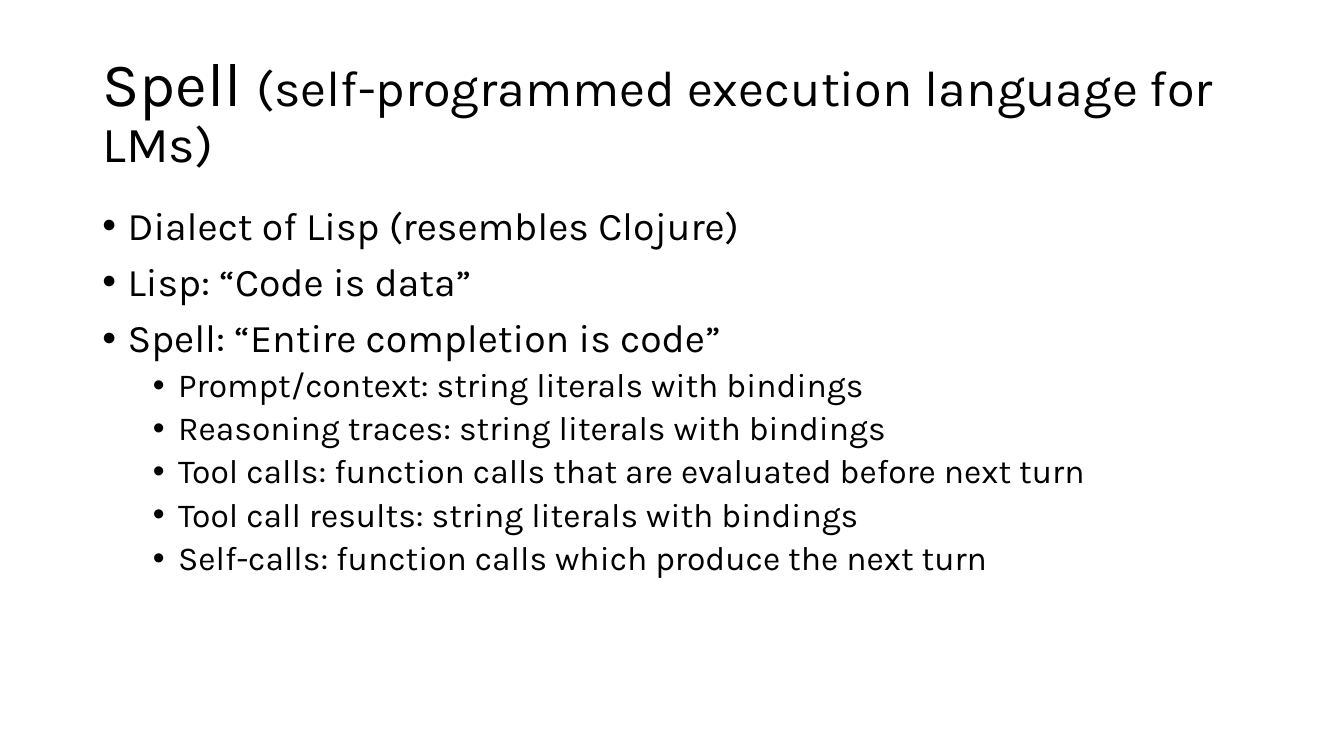
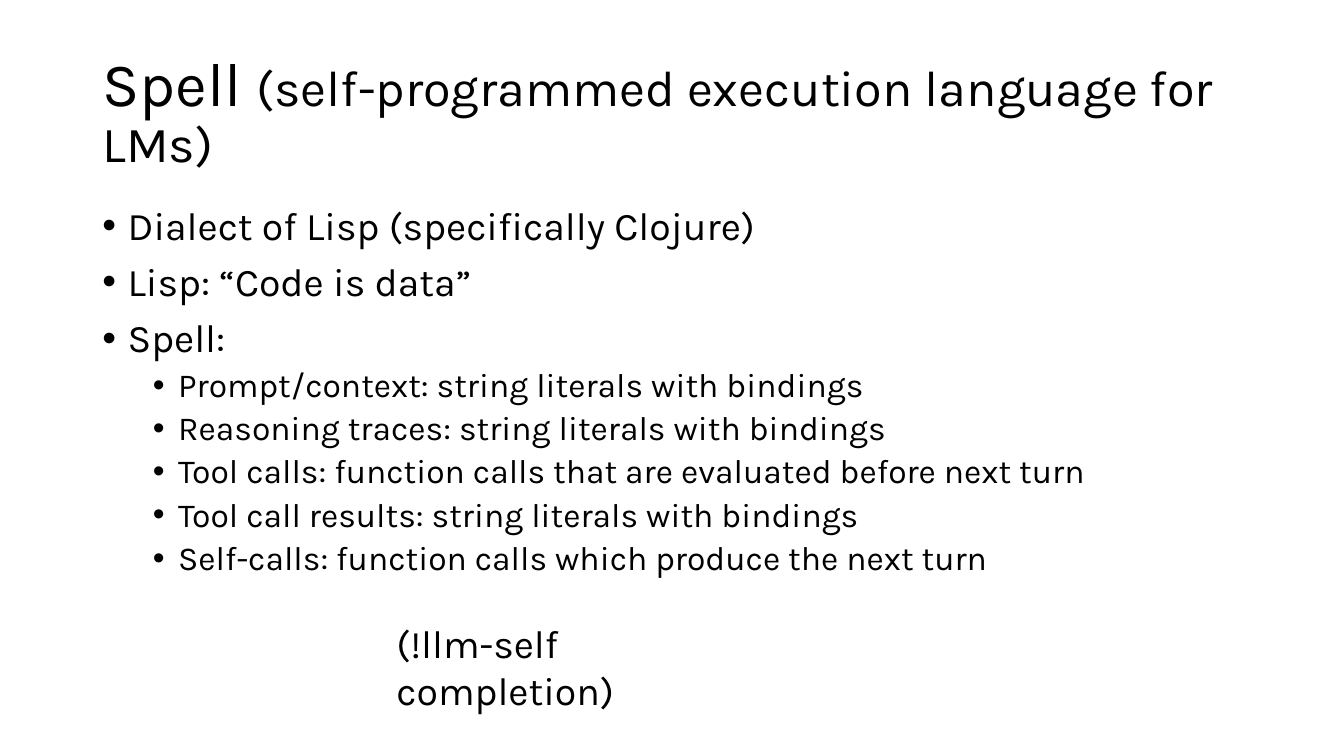
Before and after one commit to lukejoconnor/spell, a slide deck: slide 38 of writeup/spell-slides-030926.pptx (slide 18 before the commit). Drawn at 1344x756 pixels with LibreOffice and Linux fonts; fonts in the diff are those of the drawing. Boxes give left, top, right and bottom in pixels: in the first picture for what was removed or moved away, otherwise in the second. Text is boxed around its words. In the diff, an @@ line names an element or a change of style, - is before the commit and + after.

```diff
--- a/writeup/spell-slides-030926.pptx
+++ b/writeup/spell-slides-030926.pptx
@@ text at (128,211,754,250): text changed @@
-• Dialect of Lisp (resembles Clojure)
+• Dialect of Lisp (specifically Clojure)
@@ text at (128,325,226,362): text changed @@
-• Spell: “Entire completion is code”
+• Spell:
@@ text added at (396,629,613,715), 28 pt, text #000000 @@
+(!llm-self completion)
```
Also in this commit, not shown: 10 other slides changed, 24 slides added, 1 slide removed, 10 other files.
